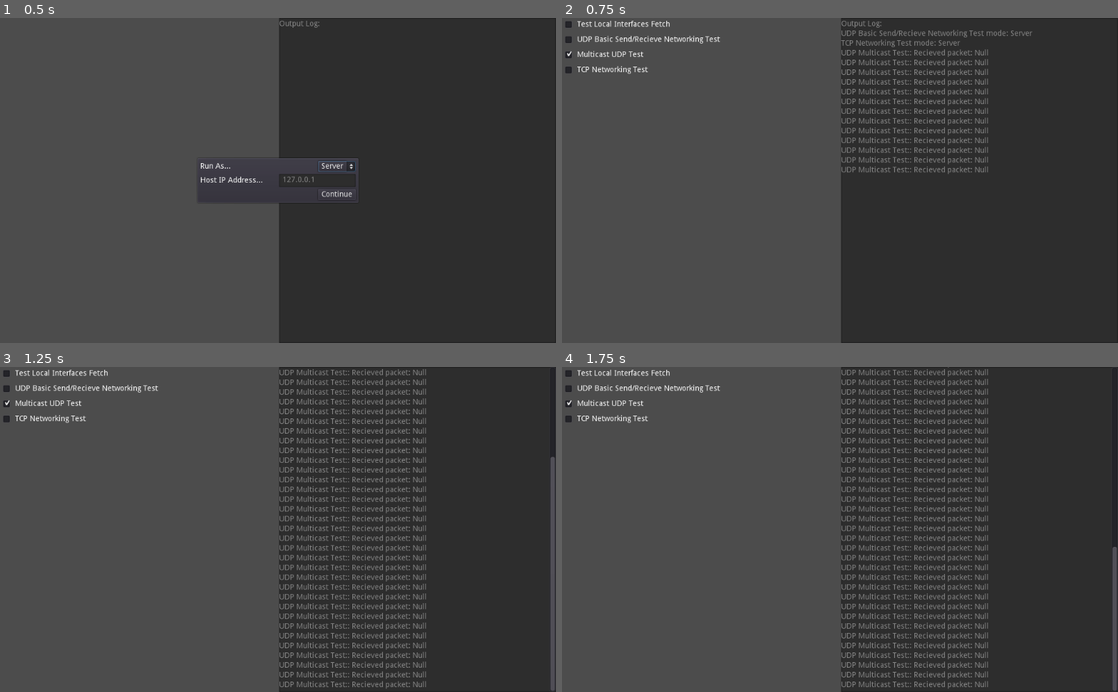
Above: before the commit, frames 1-4 (two rows, left to right).
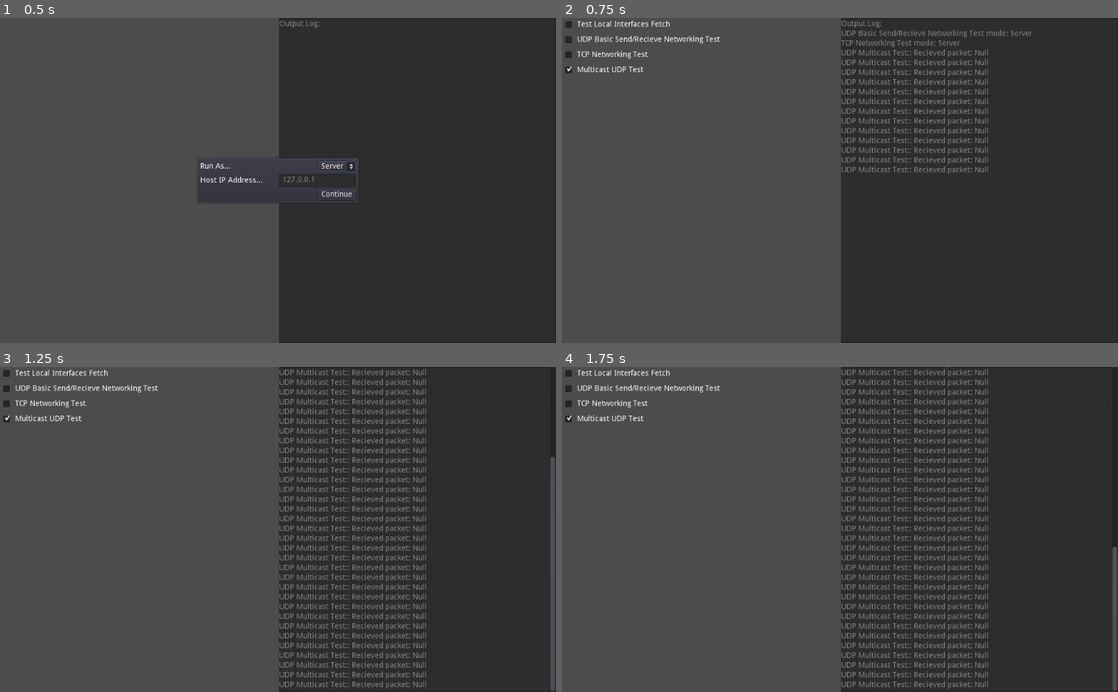
Above: after the commit, the same moments.

Repository: Eoin-ONeill-Yokai/godot-3.X-netsocket-test-project
Game: Godot game, scene res://main.tscn
The game is run twice, just before and just after one commit, with the same random seed, the same clock (stepped at 60 frames per second) and the same inputs.
Inputs:
- Up to frame 1 (0.5 s): no input
- Up to frame 2 (0.75 s): click "Continue" at 0.5 s
- Up to frame 3 (1.25 s): no input
- Up to frame 4 (1.75 s): no input

Frame 1 is identical in both runs. In frame 2, 0.3% of the frame differs, in the area x 0-16%, y 10-18%; in frame 3, 0.3%; in frame 4, 0.3%.
Error in both runs: Assertion failed.

Commit message:
Modifications to multicast test. Might be right now?

Diff:
--- a/main.tscn
+++ b/main.tscn
@@ -80,7 +80,7 @@
 
 [node name="Node2D" type="Node"]
 script = SubResource( 2 )
-Tests = [ ExtResource( 4 ), ExtResource( 1 ), ExtResource( 5 ), ExtResource( 2 ) ]
+Tests = [ ExtResource( 4 ), ExtResource( 1 ), ExtResource( 2 ), ExtResource( 5 ) ]
 
 [node name="Control" type="HBoxContainer" parent="."]
 anchor_right = 1.0
--- a/tests/udp_multicast_test.tscn
+++ b/tests/udp_multicast_test.tscn
@@ -2,6 +2,12 @@
 
 [sub_resource type="GDScript" id=1]
 script/source = "extends Node
+
+enum Mode {
+	SERVER = 0,
+	CLIENT = 1
+}
+
 
 var packet_peer : PacketPeerUDP
 
@@ -12,6 +18,8 @@
 
 var test_description = \"Multicast UDP Test\"
 var port = 80307
+var ip = \"127.0.0.1\"
+var mode = -1
 
 signal output(string)
 signal completed()
@@ -20,20 +28,22 @@
 	packet_peer = PacketPeerUDP.new()
 	var interface = IP.get_local_interfaces()[0]
 	packet_peer.listen(port)
-	packet_peer.join_multicast_group(\"225.0.0.0\", interface.friendly)
+	packet_peer.join_multicast_group(\"225.0.0.0\", interface.name)
 	packet_peer.set_dest_address(\"255.255.255.255\", port)
 
-	emit_signal(\"output\", \"Joined multicast group: 225.0.0.0 on local interface \" + interface.friendly)
+	emit_signal(\"output\", \"Joined multicast group: 225.0.0.0 on local interface \" + interface.name)
 
 	for packet in range(0, PACKETS_TO_SEND):
 		to_send.push_back(int(rand_range(0, 256)))
 
 func _process(delta):
-	if len(to_send) > 0:
+	if len(to_send) > 0 and mode == Mode.CLIENT:
 		var err = packet_peer.put_var(to_send[0])
 		if err == OK:
 			emit_signal(\"output\", \"UDP Multicast Test:: Sent packet: \" + str(to_send[0]))
 			to_send.pop_front()
+	elif len(to_send) == 0 and mode == Mode.CLIENT:
+		emit_signal(\"completed\")
 
 	if packet_peer.get_available_packet_count():
 		recieved_data.push_back(packet_peer.get_var())
--- a/tests/udp_test.tscn
+++ b/tests/udp_test.tscn
@@ -25,7 +25,6 @@
 
 # Called when the node enters the scene tree for the first time.
 func _enter_tree():
-
 	assert(mode >= 0)
 
 	var peer = PacketPeerUDP.new()
